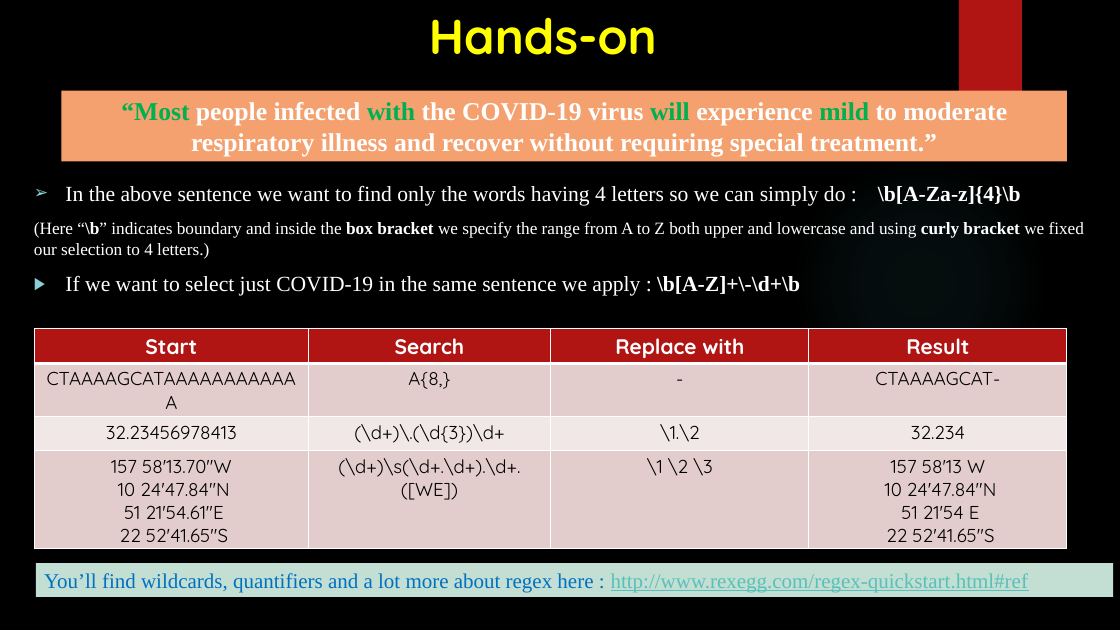
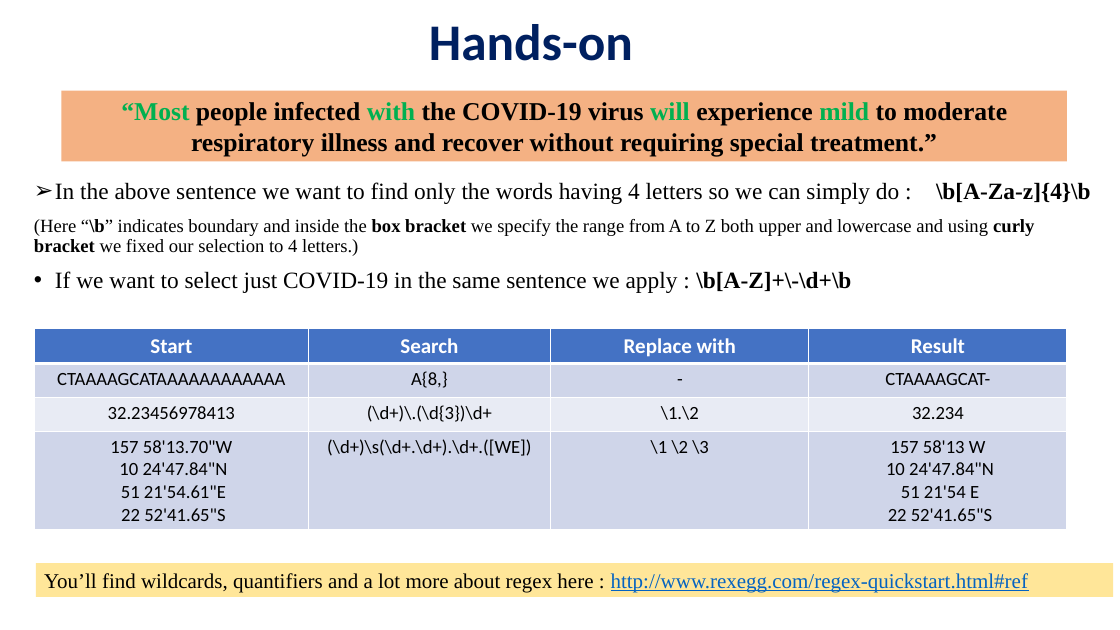
Before and after one commit to mehedi-stat/Learning-Periods, a slide deck: slide 5 of Regex_final.pptx (slide 4 before the commit). Drawn at 1120x630 pixels with LibreOffice and Linux fonts; fonts in the diff are those of the drawing; background and template pictures are left out. Boxes give left, top, right and bottom in pixels: in the first picture for what was removed or moved away, otherwise in the second. Text is boxed around its words. In the diff, an @@ line names an element or a change of style, - is before the commit and + after.

```diff
--- a/Regex_final.pptx
+++ b/Regex_final.pptx
@@ background picture (left out) to #FFFFFF @@
@@ title "Hands-on" at bbox=[429, 24, 633, 61]: size 42 to 44 pt, font Quicksand to Calibri, text colour #FFFF00 to #002060; line spacing 1 to 0.9; vertical alignment top to middle @@
@@ rectangle removed at bbox=[959, 0, 1022, 105] @@
@@ rectangle "“Most people infected with the ..." at bbox=[61, 91, 1067, 161]: text colour #FFFFFF to #000000 in "people infected the COVID-19 virus experience to ..."; fill #F4A16F to #F4B183 @@
@@ text "In the above sentence we ..." at bbox=[34, 182, 1091, 293]: size 18.5 to 20 pt in "In the above sentence we want to ...", "If we want to select just COVID-19 ..."; text colour #FFFFFF to #000000; size 14.8 to 16 pt in "(Here “\b” indicates boundary and inside the ..."; indent changed; line spacing 1 to 0.9; bullet ▶ to • @@
@@ ellipse removed at bbox=[791, 154, 1049, 413] @@
@@ table at bbox=[34, 329, 1066, 529] @@
@@ fill #B01513 to #4472C4 in row 1 @@
@@ fill #E4CCCC to #CFD5EA in 8 cells @@
@@ fill #F2E8E7 to #E9EBF5 in row 3 @@
@@ font Quicksand to Calibri @@
@@ rectangle "You’ll find wildcards, quantifiers and ..." at bbox=[36, 563, 1114, 597]: text colour #0070C0 to #000000 in "You’ll find wildcards, quantifiers and a lot ..."; text colour #58C1BA to #0563C1 in "http://www.rexegg.com/regex-quickstart.html#ref"; fill #C3DED3 to #FFE699 @@
```
Also in this commit, not shown: 3 other slides changed, 1 slide added.
